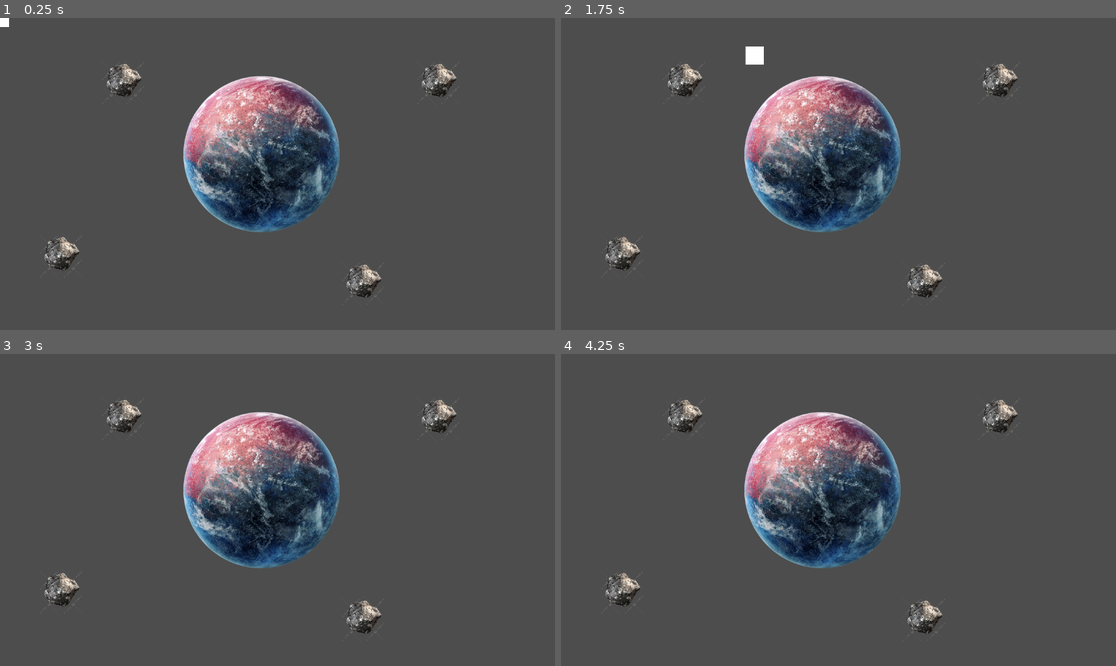
Above: before the commit, frames 1-4 (two rows, left to right).
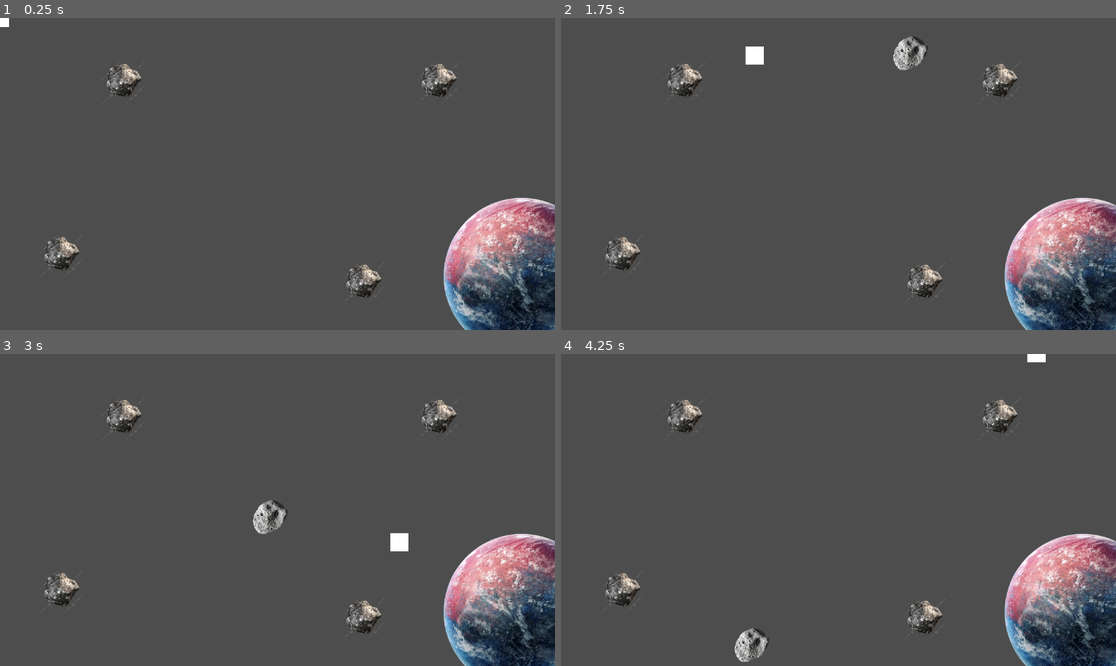
Above: after the commit, the same moments.

Repository: Pabluwu707/p-meus-amigos
Game: Godot game, scene res://scenes/main.tscn
Same seed, same stepped clock (60 frames per second), same inputs: the game is played once before the commit and once after it.
Inputs:
- Up to frame 1 (0.25 s): no input
- Up to frame 2 (1.75 s): tap Enter at 0.5 s; hold Right (right) 0.53-1.28 s; hold S (down) from 1.28 s (still down)
- Up to frame 3 (3 s): release S (down) at 2.03 s; hold Right (right) 2.03-2.78 s; hold Up (up) from 2.78 s (still down)
- Up to frame 4 (4.25 s): release Up (up) at 3.53 s; hold A (left) from 3.53 s (still down)

The runs differ from the first frame. In frame 1, 17% of the frame differs, in the area x 33-100%, y 18-100%; in frame 2, 18%; in frame 3, 18%; in frame 4, 18%, in the area x 31-100%, y 0-100%.

Commit message:
Comet hazard and comet spawner

Diff:
--- a/scenes/asteroid_hazard.tscn
+++ b/scenes/asteroid_hazard.tscn
@@ -1,11 +1,13 @@
-[gd_scene load_steps=3 format=3 uid="uid://bqdrt7oox6d1c"]
+[gd_scene load_steps=4 format=3 uid="uid://bqdrt7oox6d1c"]
 
-[ext_resource type="Texture2D" path="res://borrar2.png" id="1_r18wq"]
+[ext_resource type="Script" path="res://scripts/asteroid_hazard.gd" id="1_cpxdu"]
+[ext_resource type="Texture2D" uid="uid://dvral7uadmu8m" path="res://borrar2.png" id="1_r18wq"]
 
 [sub_resource type="CircleShape2D" id="CircleShape2D_iewyh"]
 radius = 27.0
 
 [node name="AsteroidHazard" type="StaticBody2D"]
+script = ExtResource("1_cpxdu")
 
 [node name="Borrar2" type="Sprite2D" parent="."]
 position = Vector2(3.8147e-06, 4)
--- /dev/null
+++ b/scenes/comet_hazard.tscn
@@ -0,0 +1,20 @@
+[gd_scene load_steps=4 format=3 uid="uid://d4c6g7vef6drt"]
+
+[ext_resource type="Script" path="res://scripts/CometHazard.gd" id="1_wknsu"]
+[ext_resource type="Texture2D" uid="uid://cm4uuf6sffdg2" path="res://borrar3.png" id="2_w26ie"]
+
+[sub_resource type="CircleShape2D" id="CircleShape2D_x628k"]
+radius = 27.074
+
+[node name="CharacterBody2D" type="CharacterBody2D"]
+collision_mask = 0
+script = ExtResource("1_wknsu")
+
+[node name="Borrar3" type="Sprite2D" parent="."]
+position = Vector2(1.52588e-05, -1.52588e-05)
+rotation = -0.785398
+scale = Vector2(0.179199, 0.179199)
+texture = ExtResource("2_w26ie")
+
+[node name="CollisionShape2D" type="CollisionShape2D" parent="."]
+shape = SubResource("CircleShape2D_x628k")
--- /dev/null
+++ b/scenes/comet_spawner.tscn
@@ -0,0 +1,30 @@
+[gd_scene load_steps=4 format=3 uid="uid://b4gt7stkwumbt"]
+
+[ext_resource type="Script" path="res://scripts/comet_spawner.gd" id="1_s2ihj"]
+
+[sub_resource type="RectangleShape2D" id="RectangleShape2D_kdgbl"]
+size = Vector2(68, 796)
+
+[sub_resource type="Curve2D" id="Curve2D_k3n2o"]
+_data = {
+"points": PackedVector2Array(0, 0, 0, 0, 156, -110, 0, 0, 0, 0, 855, -70)
+}
+point_count = 2
+
+[node name="CometSpawner" type="Area2D"]
+script = ExtResource("1_s2ihj")
+
+[node name="CollisionShape2D" type="CollisionShape2D" parent="."]
+shape = SubResource("RectangleShape2D_kdgbl")
+debug_color = Color(0.745098, 0.223529, 0.980392, 0.419608)
+
+[node name="Path2D" type="Path2D" parent="."]
+position = Vector2(31, -263)
+curve = SubResource("Curve2D_k3n2o")
+
+[node name="PathFollow2D" type="PathFollow2D" parent="Path2D"]
+unique_name_in_owner = true
+position = Vector2(156, -110)
+rotation = 0.0571623
+
+[connection signal="body_entered" from="." to="." method="_on_body_entered"]
--- a/scenes/main.tscn
+++ b/scenes/main.tscn
@@ -1,13 +1,14 @@
-[gd_scene load_steps=4 format=3 uid="uid://blogo65muktlv"]
+[gd_scene load_steps=5 format=3 uid="uid://blogo65muktlv"]
 
 [ext_resource type="PackedScene" uid="uid://0rthx7bvralu" path="res://scenes/player.tscn" id="1_hjxq3"]
 [ext_resource type="PackedScene" uid="uid://ba62prgnkj1lw" path="res://scenes/planet.tscn" id="2_c05fd"]
 [ext_resource type="PackedScene" uid="uid://bqdrt7oox6d1c" path="res://scenes/asteroid_hazard.tscn" id="3_q55hx"]
+[ext_resource type="PackedScene" uid="uid://b4gt7stkwumbt" path="res://scenes/comet_spawner.tscn" id="4_yl4ql"]
 
 [node name="Main" type="Node"]
 
 [node name="Planet" parent="." instance=ExtResource("2_c05fd")]
-position = Vector2(543, 283)
+position = Vector2(1083, 536)
 
 [node name="Player" parent="." instance=ExtResource("1_hjxq3")]
 
@@ -22,3 +23,6 @@
 
 [node name="AsteroidHazard4" parent="." instance=ExtResource("3_q55hx")]
 position = Vector2(754, 548)
+
+[node name="CometSpawner" parent="." instance=ExtResource("4_yl4ql")]
+position = Vector2(416, 419)
--- /dev/null
+++ b/scripts/CometHazard.gd
@@ -0,0 +1,16 @@
+extends CharacterBody2D
+
+const SPEED = 250
+var rng = RandomNumberGenerator.new()
+var random_rotation = rng.randf_range(-PI/4, PI/4)
+var direction = Vector2(0, 1).rotated(random_rotation)
+
+func _ready():
+	global_rotation = random_rotation
+	velocity = direction
+
+func _physics_process(delta):
+
+	var collision_info = move_and_collide(velocity * delta * SPEED)
+	if collision_info:
+		velocity = velocity.bounce(collision_info.get_normal())
--- /dev/null
+++ b/scripts/asteroid_hazard.gd
@@ -0,0 +1,6 @@
+extends StaticBody2D
+
+const RESISTANCE = 4.0
+
+func _physics_process(delta):
+	pass
--- /dev/null
+++ b/scripts/comet_spawner.gd
@@ -0,0 +1,16 @@
+extends Area2D
+
+var activated = false
+
+func _on_body_entered(other):
+	#if other.typeof("Player"):
+	print("PLAYERCOLLIDE")
+	if !activated:
+		spawn_comet()
+
+func spawn_comet():
+	var comet = preload("res://scenes/comet_hazard.tscn").instantiate()
+	%PathFollow2D.progress_ratio = randf()
+	get_parent().add_child(comet)
+	comet.global_position = %PathFollow2D.global_position
+	queue_free()
--- a/scripts/player.gd
+++ b/scripts/player.gd
@@ -29,9 +29,11 @@
 	var collision_info = move_and_collide(velocity)
 
 	if collision_info:
-		velocity = velocity.bounce(collision_info.get_normal())
-		momentum = momentum.rotated(momentum.angle_to(velocity)) * 0.7
-		on_knockback()
+		print("ayayayayayaya")
+		if (!invencible):
+			velocity = velocity.bounce(collision_info.get_normal())
+			momentum = momentum.rotated(momentum.angle_to(velocity)) * 0.7
+			on_knockback()
 
 	elif playable:
 		var direction = Input.get_vector("left", "right", "up", "down")
@@ -43,8 +45,6 @@
 		if are_oposite_vectors(direction, velocity):
 			break_bonus = BREAK_BONUS
 			print("BREAAAAAAAAK")
-		else:
-			print(" ")
 
 		momentum += direction * delta * ACCELERATION * break_bonus
 
Binary file added: borrar3.png
Not shown, added: borrar3.png.import
